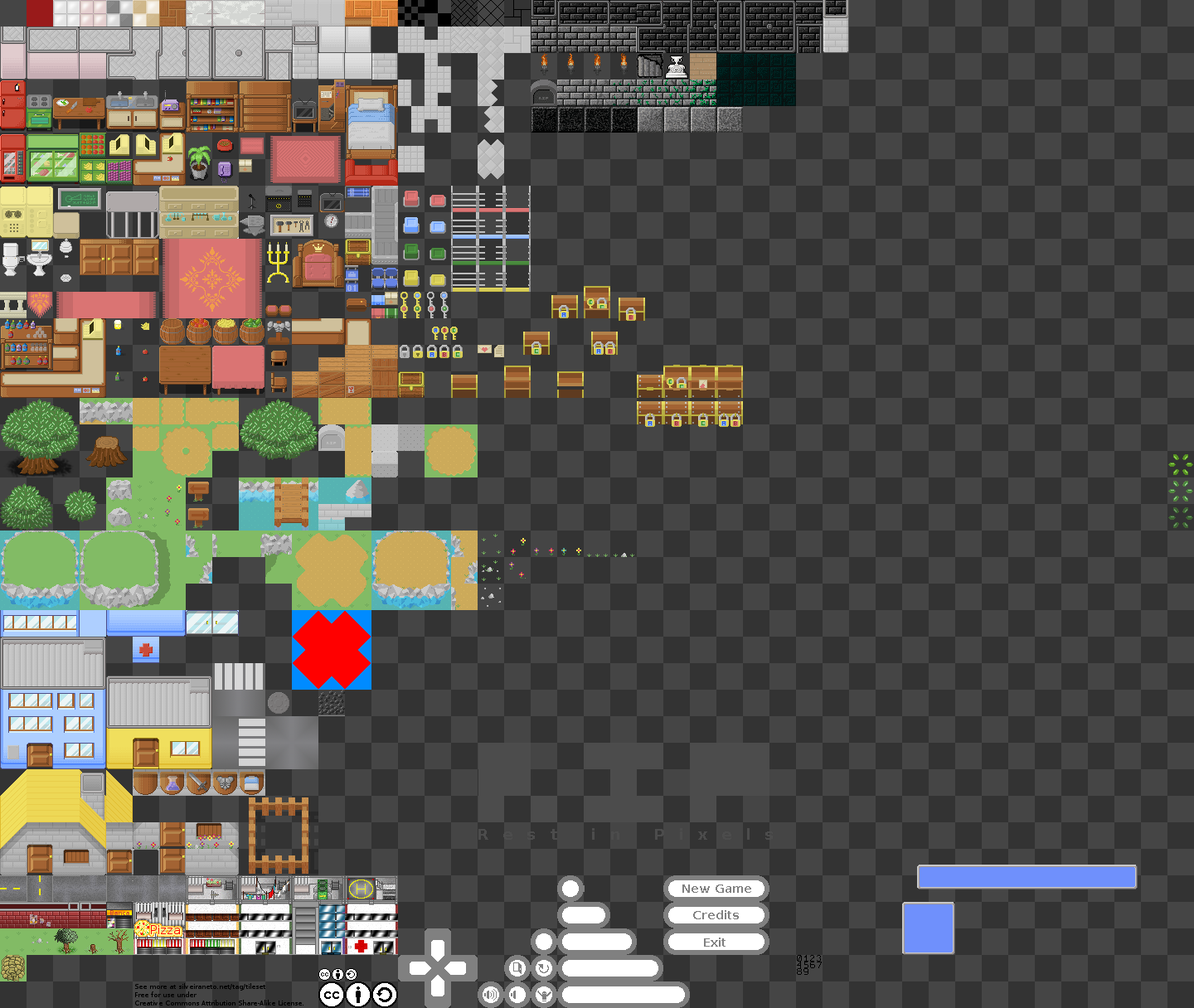
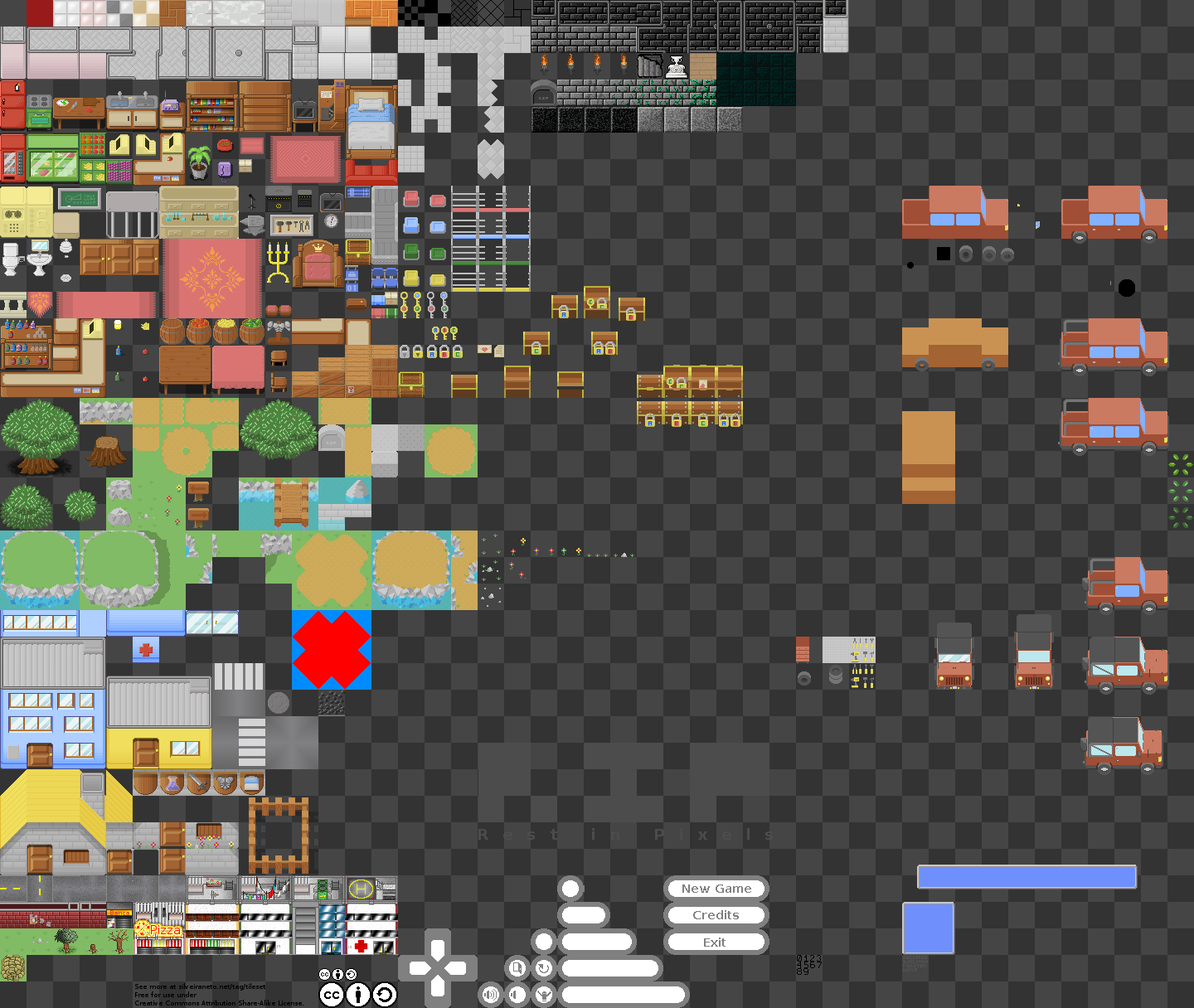
The second 1194 x 1008 image is a revision of the first. Changes to its layers:
added layer "Layer" above "Background" over [795, 185, 1169, 972]
